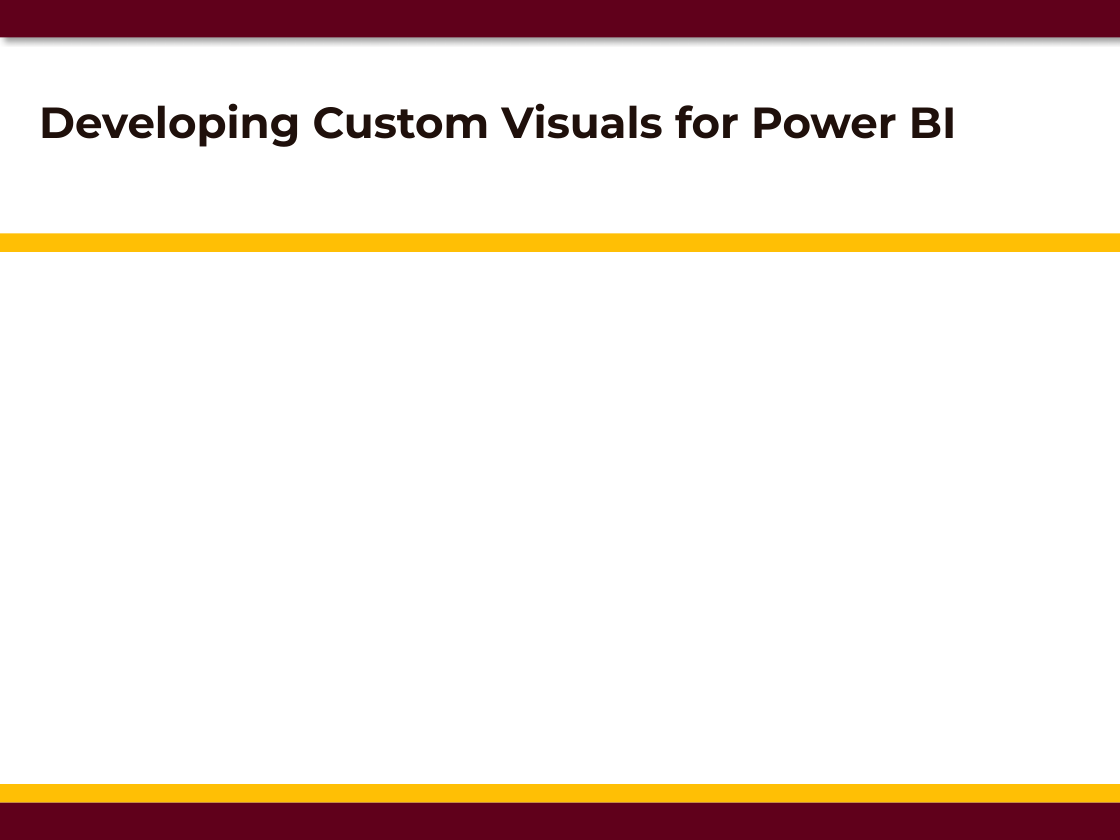
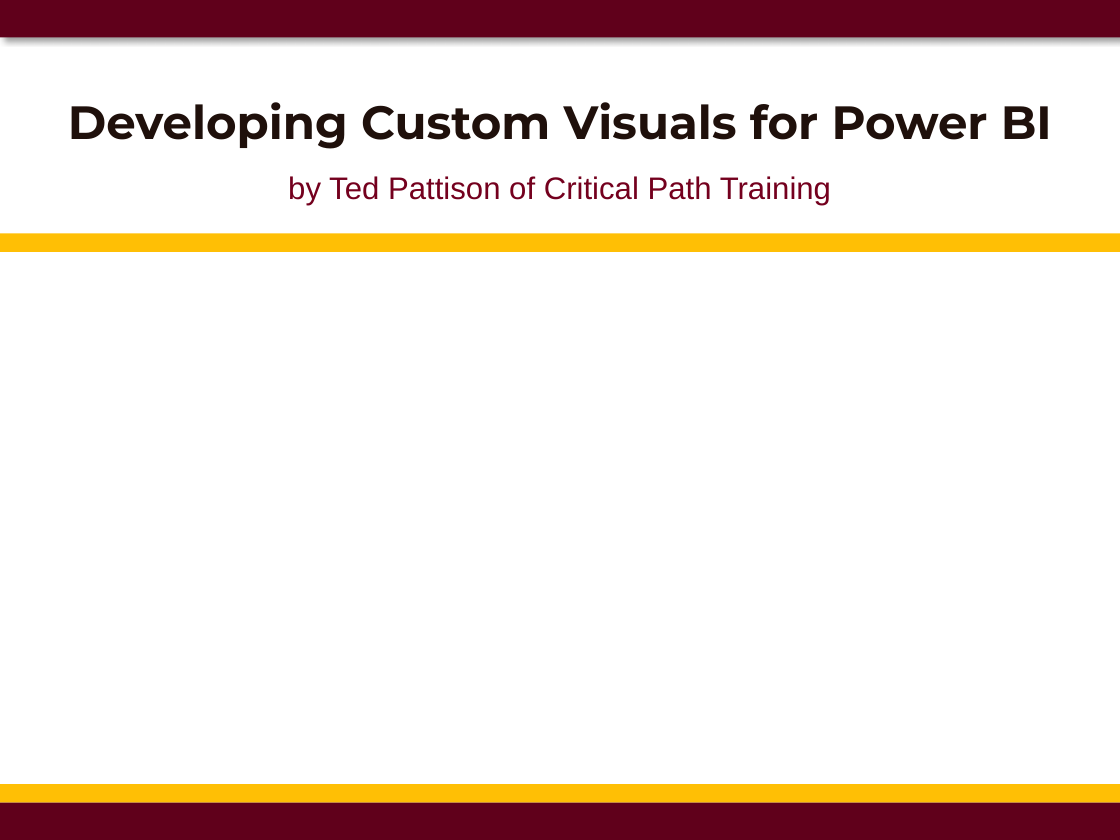
Before and after one commit to CriticalPathTraining/CustomVisualsForPowerBI, a slide deck: slide 1 of CustomVisualsForPowerBI.pptx. Drawn at 1120x840 pixels with LibreOffice and Linux fonts; fonts in the diff are those of the drawing; background and template pictures are left out. Boxes give left, top, right and bottom in pixels: in the first picture for what was removed or moved away, otherwise in the second. Text is boxed around its words. In the diff, an @@ line names an element or a change of style, - is before the commit and + after.

```diff
--- a/CustomVisualsForPowerBI.pptx
+++ b/CustomVisualsForPowerBI.pptx
@@ title at <box>68,102,1052,205</box>: text changed; size 28 to 20 pt; font Montserrat to Arial; text colour #1F100B to #74001E; bold off @@
-Developing Custom Visuals for Power BI
+Developing Custom Visuals for Power BI
+by Ted Pattison of Critical Path Training
```
Also in this commit, not shown: 17 other slides changed, 10 slides added, 25 slides removed, 29 other files.
